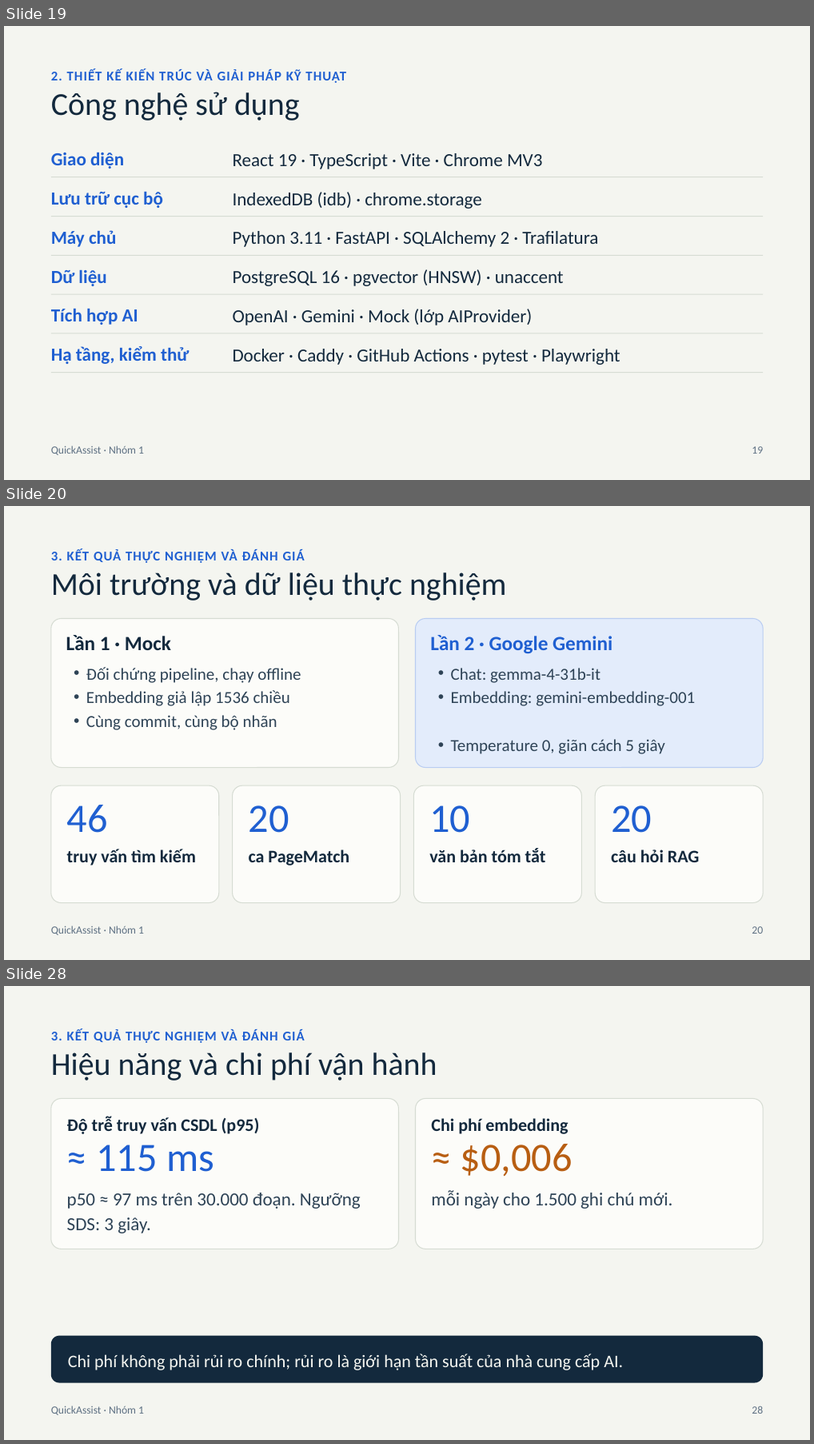
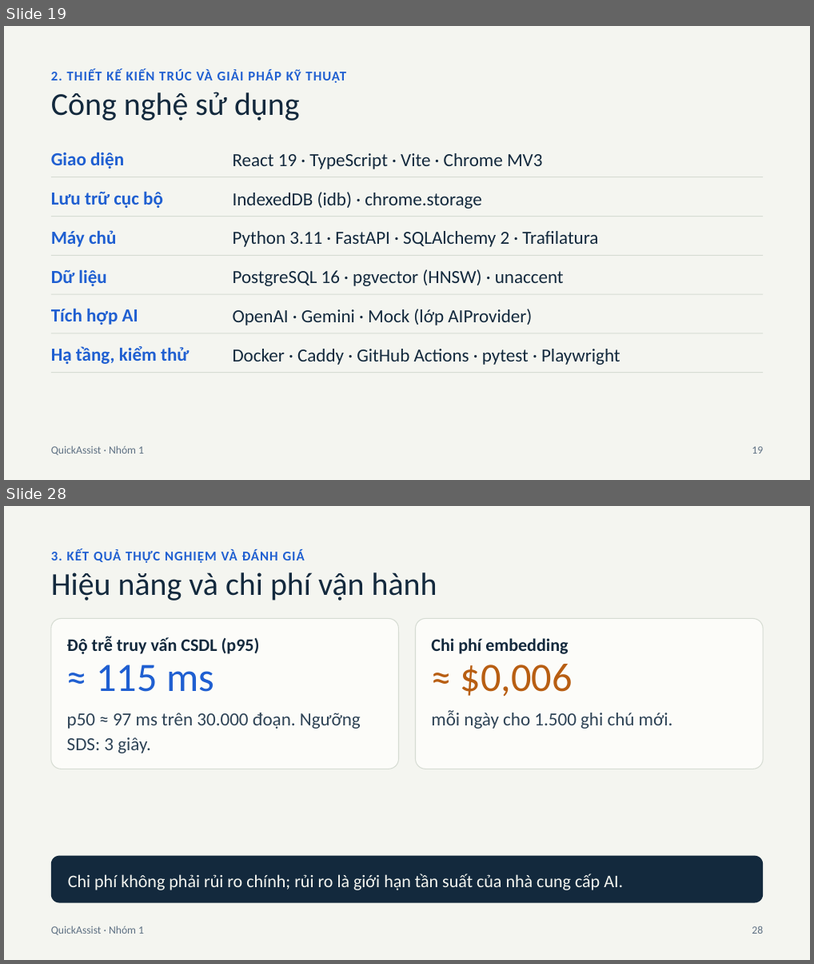
Before and after one commit to watashiwalds/quick-assist-ext, a slide deck: docs/specs/Presentation_Nhom01.pptx. Shown one above the other, each under a label of ours: slides 19, 20 and 28 before the commit, slides 19 and 28 after it; the slides between them are not shown. The pictures are 814x1444 and 814x964 pixels, drawn with LibreOffice and Linux fonts; fonts in the diff are those of the drawing. Boxes give left, top, right and bottom in pixels: in the first picture for what was removed or moved away, otherwise in the second. Text is boxed around its words. In the diff, an @@ line names an element or a change of style, - is before the commit and + after.

```diff
--- a/docs/specs/Presentation_Nhom01.pptx
+++ b/docs/specs/Presentation_Nhom01.pptx
@@ slide 20 removed at bbox=[4, 506, 810, 960], background #F4F5F0 @@
@@ text removed at bbox=[51, 550, 305, 563] @@
-3. KẾT QUẢ THỰC NGHIỆM VÀ ĐÁNH GIÁ
@@ text removed at bbox=[51, 572, 506, 600] @@
-Môi trường và dữ liệu thực nghiệm
@@ rounded rectangle removed at bbox=[51, 619, 399, 768] @@
@@ rounded rectangle removed at bbox=[416, 619, 764, 768] @@
@@ text removed at bbox=[66, 635, 171, 650] @@
-Lần 1 · Mock
@@ text removed at bbox=[430, 635, 613, 654] @@
-Lần 2 · Google Gemini
@@ text removed at bbox=[86, 667, 301, 683] @@
-• Đối chứng pipeline, chạy offline
@@ text removed at bbox=[451, 668, 601, 683] @@
-• Chat: gemma-4-31b-it
@@ text removed at bbox=[86, 690, 290, 706] @@
-• Embedding giả lập 1536 chiều
@@ text removed at bbox=[451, 691, 695, 706] @@
-• Embedding: gemini-embedding-001
@@ text removed at bbox=[86, 715, 278, 730] @@
-• Cùng commit, cùng bộ nhãn
@@ text removed at bbox=[451, 739, 666, 754] @@
-• Temperature 0, giãn cách 5 giây
@@ rounded rectangle removed at bbox=[51, 785, 219, 903] @@
@@ rounded rectangle removed at bbox=[233, 785, 401, 903] @@
@@ rounded rectangle removed at bbox=[414, 785, 582, 903] @@
@@ rounded rectangle removed at bbox=[596, 785, 764, 903] @@
@@ text removed at bbox=[67, 804, 108, 832] @@
-46
@@ text removed at bbox=[249, 805, 290, 832] @@
-20
@@ text removed at bbox=[430, 805, 470, 832] @@
-10
@@ text removed at bbox=[611, 805, 652, 832] @@
-20
@@ text removed at bbox=[67, 848, 196, 865] @@
-truy vấn tìm kiếm
@@ text removed at bbox=[249, 849, 350, 865] @@
-ca PageMatch
@@ text removed at bbox=[430, 848, 546, 862] @@
-văn bản tóm tắt
@@ text removed at bbox=[611, 849, 700, 862] @@
-câu hỏi RAG
@@ text removed at bbox=[51, 925, 144, 935] @@
-QuickAssist · Nhóm 1
@@ text removed at bbox=[752, 926, 763, 933] @@
-20
```
Also in this commit, not shown: 5 slides changed, 6 slides added, 5 other slides removed, 4 other files.
